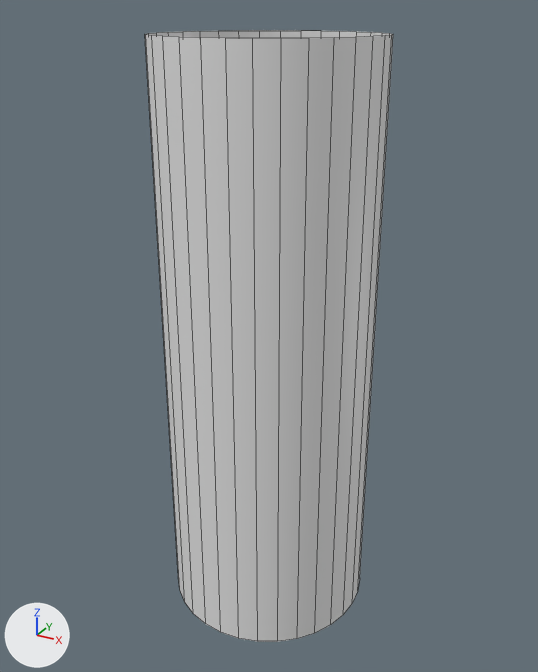
The Blender file Stitches/Assets/3D Models/Cylinder.blend, before and after one commit.
Camera for both pictures: a camera (50 mm lens) standing at (3.16, -5.74, 2.96) and looking at (-0.02, 0.03, 0.07). The lights are fixed; the arrows at lower left show +X, +Y and +Z. Mesh edges are drawn as thin lines.
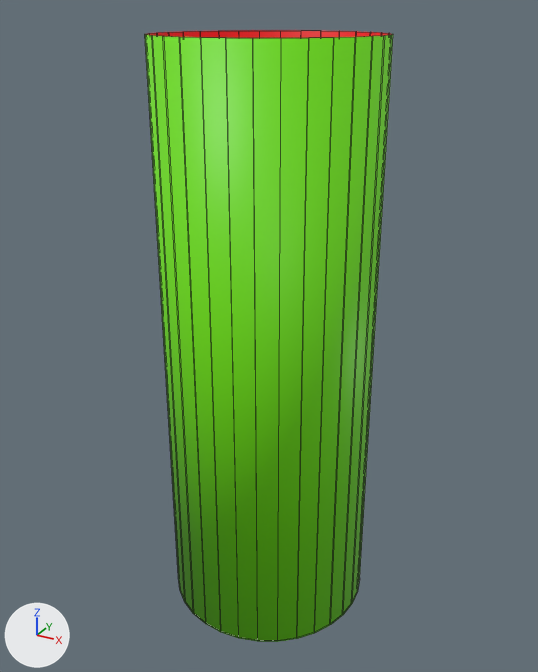
What changed in the scene script:
```text
Add mat_material_001:
    mat_material_001 = principled_material('Material.001')
    mat_material_001.base_color = (0.8, 0.0, 0.00288)  # red #e70009
Add mat_material:
    mat_material = principled_material('Material')
    mat_material.base_color = (0.167, 0.8, 0.0)  # green #72e700
Change me_cylinder:
    used by ob_cylinder; location = (0.0, 0.0, 0.0)
    remove me_cylinder.from_pydata(...)  # 64 vertices, 32 faces; spans x -1.0..1.0, y -1.0..1.0, z -2.77..2.77
    add me_cylinder.from_pydata(...)  # 128 vertices, 128 faces; spans x -1.0..1.0, y -1.0..1.0, z -2.77..2.77
    me_cylinder part 1
    64 vertices are added at x -0.99..0.99, y -0.99..0.99, z -2.77..2.77
    96 new faces join them, mat_material_001 (red #e70009)
    me_cylinder part 2: 32 faces spanning x -1.0..1.0, y -1.0..1.0, z -2.77..2.77 switch from no material to mat_material (green #72e700)
    add me_cylinder.materials.append(mat_material_001)  # red #e70009
```

Changed parts and their boxes (x1, y1, x2, y2) in the pictures (538 x 672 px):
part 1 of me_cylinder, added (red): after (145, 30, 392, 38)
part 2 of me_cylinder, recoloured (grey to green): (145, 34, 393, 642) in both
